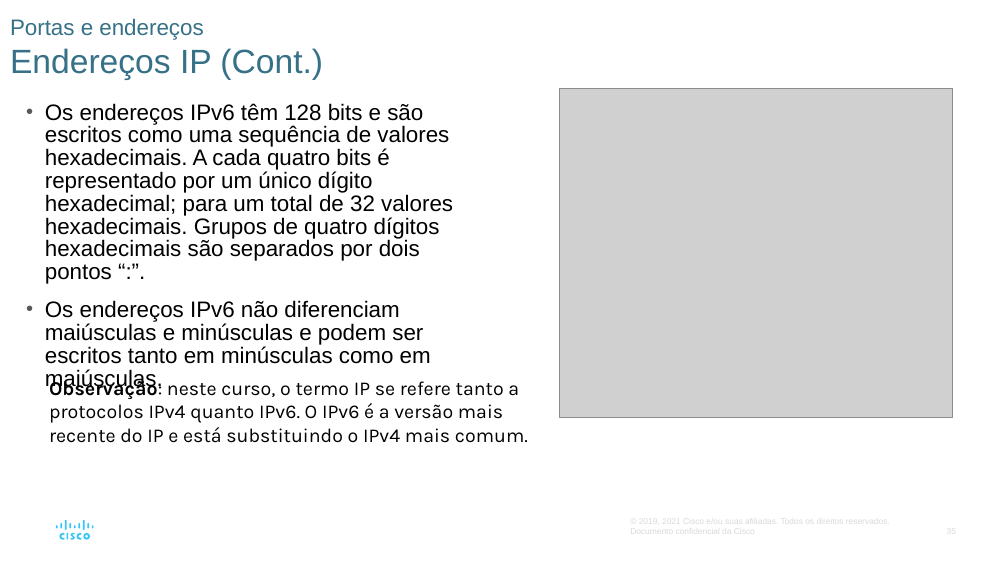
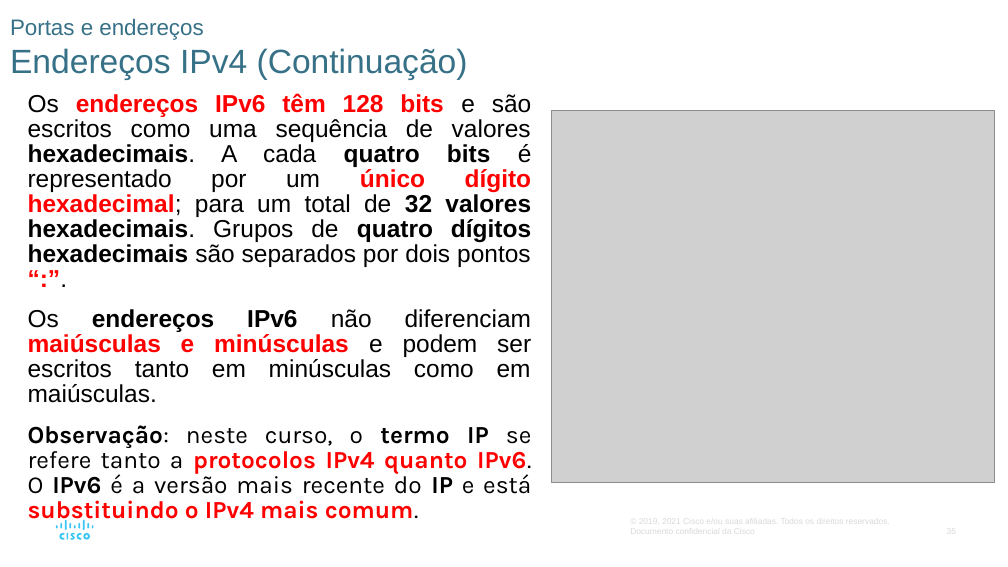
Before and after one commit to vaamonde/netacad, a slide deck: slide 35 of 02-CCNA-200-301-v7/01-CCNA-IntroducaoAsRedes-v7.02/01-Modulo01-PPTS/Modulo02-BasicoSwitchEndpoint.pptx. Drawn at 1008x567 pixels with LibreOffice and Linux fonts; fonts in the diff are those of the drawing; grey boxes stand for pictures. Boxes give left, top, right and bottom in pixels: in the first picture for what was removed or moved away, otherwise in the second. Text is boxed around its words. In the diff, an @@ line names an element or a change of style, - is before the commit and + after.

```diff
--- a/02-CCNA-200-301-v7/01-CCNA-IntroducaoAsRedes-v7.02/01-Modulo01-PPTS/Modulo02-BasicoSwitchEndpoint.pptx
+++ b/02-CCNA-200-301-v7/01-CCNA-IntroducaoAsRedes-v7.02/01-Modulo01-PPTS/Modulo02-BasicoSwitchEndpoint.pptx
@@ title at (10, 18, 468, 80): text changed @@
-Portas e endereços
-Endereços IP (Cont.)
+Portas e endereços
+Endereços IPv4 (Continuação)
@@ text "Os endereços IPv6 têm 128 ...": place and size @@
-text "Os endereços IPv6 têm 128 ..." at (45, 103, 453, 364)
+text "Os endereços IPv6 têm 128 ..." at (28, 93, 532, 524)
@@ text at (28, 93, 532, 403): size 16 to 17.5 pt in "Os endereços IPv6 têm 128 bits e ...", "Os endereços IPv6 não diferenciam maiúsculas e ..."; text colour #000000 to #FF0000 in "endereços IPv6 têm 128 bits único dígito ...", "maiúsculas e minúsculas"; bold on in "endereços IPv6 têm 128 bits hexadecimais. quatro ...", "endereços IPv6 maiúsculas e minúsculas"; alignment left to justified; bullet • to none @@
@@ picture: place and size @@
-picture at (559, 88, 953, 417)
+picture at (551, 111, 995, 483)
@@ text removed at (49, 377, 528, 443) @@
-Observação: neste curso, o termo IP se refere tanto a protocolos IPv4 quanto IPv6. O IPv6 é a versão mais recente do IP e está substituindo o IPv4 mais comum.
@@ text at (28, 425, 531, 524): paragraph added @@
+Observação: neste curso, o termo IP se refere tanto a protocolos IPv4 quanto IPv6. O IPv6 é a versão mais recente do IP e está substituindo o IPv4 mais comum.
```
Also in this commit, not shown: 28 other slides changed, 1 slide added, 29 other files.
